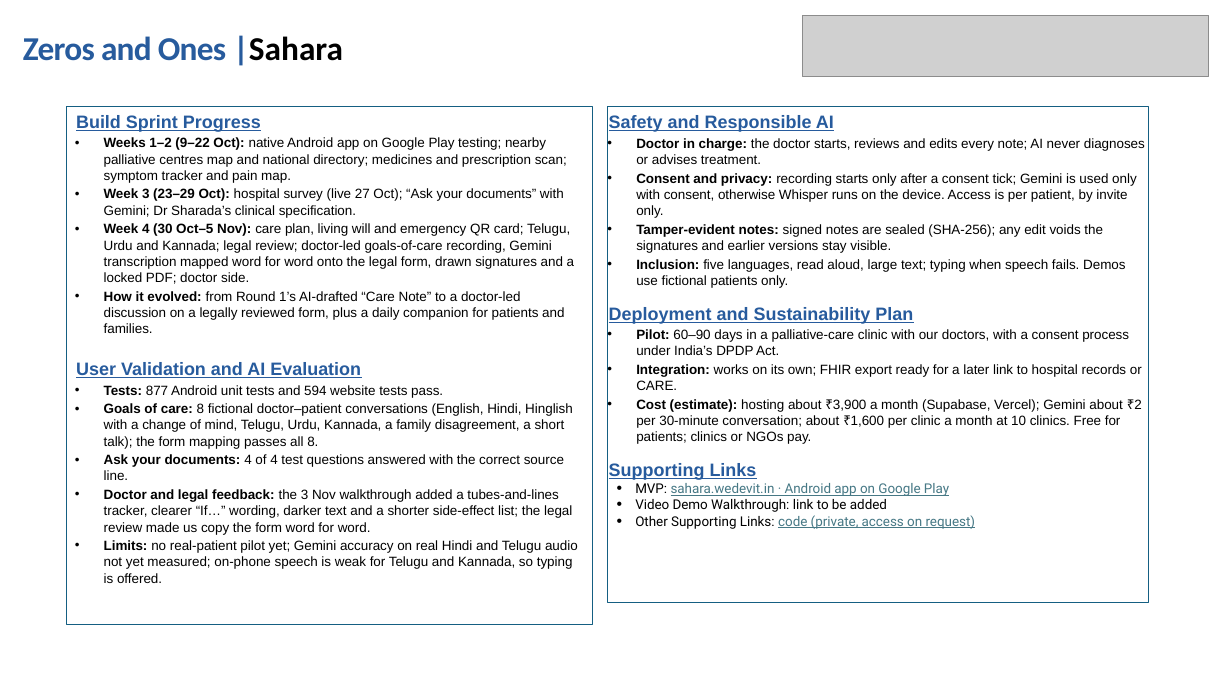
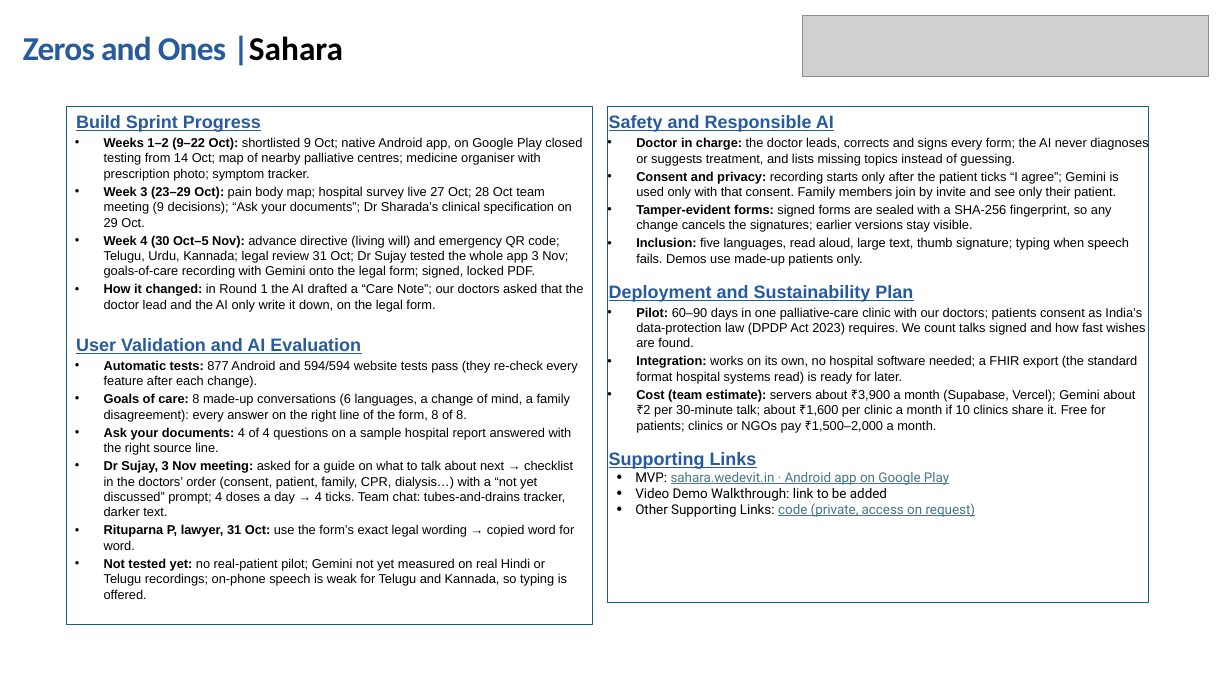
Before and after one commit to basithladdu/healthathon, a slide deck: slide 2 of output/final-submission/Sahara-Two-Page-Solution-Brief.pptx. Drawn at 1232x693 pixels with LibreOffice and Linux fonts; fonts in the diff are those of the drawing; grey boxes stand for pictures. Boxes give left, top, right and bottom in pixels: in the first picture for what was removed or moved away, otherwise in the second. Text is boxed around its words. In the diff, an @@ line names an element or a change of style, - is before the commit and + after.

```diff
--- a/output/final-submission/Sahara-Two-Page-Solution-Brief.pptx
+++ b/output/final-submission/Sahara-Two-Page-Solution-Brief.pptx
@@ text at bbox=[104, 137, 584, 312]: text changed; size 10.5 to 10 pt @@
-• Weeks 1–2 (9–22 Oct): native Android app on Google Play testing; nearby palliative centres map and national directory; medicines and prescription scan; symptom tracker and pain map.
-• Week 3 (23–29 Oct): hospital survey (live 27 Oct); “Ask your documents” with Gemini; Dr Sharada’s clinical specification.
-• Week 4 (30 Oct–5 Nov): care plan, living will and emergency QR card; Telugu, Urdu and Kannada; legal review; doctor-led goals-of-care recording, Gemini transcription mapped word for word onto the legal form, drawn signatures and a locked PDF; doctor side.
-• How it evolved: from Round 1’s AI-drafted “Care Note” to a doctor-led discussion on a legally reviewed form, plus a daily companion for patients and families.
+• Weeks 1–2 (9–22 Oct): shortlisted 9 Oct; native Android app, on Google Play closed testing from 14 Oct; map of nearby palliative centres; medicine organiser with prescription photo; symptom tracker.
+• Week 3 (23–29 Oct): pain body map; hospital survey live 27 Oct; 28 Oct team meeting (9 decisions); “Ask your documents”; Dr Sharada’s clinical specification on 29 Oct.
+• Week 4 (30 Oct–5 Nov): advance directive (living will) and emergency QR code; Telugu, Urdu, Kannada; legal review 31 Oct; Dr Sujay tested the whole app 3 Nov; goals-of-care recording with Gemini onto the legal form; signed, locked PDF.
+• How it changed: in Round 1 the AI drafted a “Care Note”; our doctors asked that the doctor lead and the AI only write it down, on the legal form.
@@ text in rectangle at bbox=[636, 137, 1148, 266]: text changed; size 10.5 to 10 pt @@
-• Doctor in charge: the doctor starts, reviews and edits every note; AI never diagnoses or advises treatment.
-• Consent and privacy: recording starts only after a consent tick; Gemini is used only with consent, otherwise Whisper runs on the device. Access is per patient, by invite only.
-• Tamper-evident notes: signed notes are sealed (SHA-256); any edit voids the signatures and earlier versions stay visible.
-• Inclusion: five languages, read aloud, large text; typing when speech fails. Demos use fictional patients only.
+• Doctor in charge: the doctor leads, corrects and signs every form; the AI never diagnoses or suggests treatment, and lists missing topics instead of guessing.
+• Consent and privacy: recording starts only after the patient ticks “I agree”; Gemini is used only with that consent. Family members join by invite and see only their patient.
+• Tamper-evident forms: signed forms are sealed with a SHA-256 fingerprint, so any change cancels the signatures; earlier versions stay visible.
+• Inclusion: five languages, read aloud, large text, thumb signature; typing when speech fails. Demos use made-up patients only.
@@ text in rectangle at bbox=[636, 307, 1145, 433]: text changed; size 10.5 to 10 pt @@
-• Pilot: 60–90 days in a palliative-care clinic with our doctors, with a consent process under India’s DPDP Act.
-• Integration: works on its own; FHIR export ready for a later link to hospital records or CARE.
-• Cost (estimate): hosting about ₹3,900 a month (Supabase, Vercel); Gemini about ₹2 per 30-minute conversation; about ₹1,600 per clinic a month at 10 clinics. Free for patients; clinics or NGOs pay.
+• Pilot: 60–90 days in one palliative-care clinic with our doctors; patients consent as India’s data-protection law (DPDP Act 2023) requires. We count talks signed and how fast wishes are found.
+• Integration: works on its own, no hospital software needed; a FHIR export (the standard format hospital systems read) is ready for later.
+• Cost (team estimate): servers about ₹3,900 a month (Supabase, Vercel); Gemini about ₹2 per 30-minute talk; about ₹1,600 per clinic a month if 10 clinics share it. Free for patients; clinics or NGOs pay ₹1,500–2,000 a month.
@@ text at bbox=[104, 360, 577, 599]: text changed; size 10.5 to 10 pt @@
-• Tests: 877 Android unit tests and 594 website tests pass.
-• Goals of care: 8 fictional doctor–patient conversations (English, Hindi, Hinglish with a change of mind, Telugu, Urdu, Kannada, a family disagreement, a short talk); the form mapping passes all 8.
-• Ask your documents: 4 of 4 test questions answered with the correct source line.
-• Doctor and legal feedback: the 3 Nov walkthrough added a tubes-and-lines tracker, clearer “If…” wording, darker text and a shorter side-effect list; the legal review made us copy the form word for word.
-• Limits: no real-patient pilot yet; Gemini accuracy on real Hindi and Telugu audio not yet measured; on-phone speech is weak for Telugu and Kannada, so typing is offered.
+• Automatic tests: 877 Android and 594/594 website tests pass (they re-check every feature after each change).
+• Goals of care: 8 made-up conversations (6 languages, a change of mind, a family disagreement): every answer on the right line of the form, 8 of 8.
+• Ask your documents: 4 of 4 questions on a sample hospital report answered with the right source line.
+• Dr Sujay, 3 Nov meeting: asked for a guide on what to talk about next → checklist in the doctors’ order (consent, patient, family, CPR, dialysis…) with a “not yet discussed” prompt; 4 doses a day → 4 ticks. Team chat: tubes-and-drains tracker, darker text.
+• Rituparna P, lawyer, 31 Oct: use the form’s exact legal wording → copied word for word.
+• Not tested yet: no real-patient pilot; Gemini not yet measured on real Hindi or Telugu recordings; on-phone speech is weak for Telugu and Kannada, so typing is offered.
```
Also in this commit, not shown: 1 other slide changed, 9 other files.
